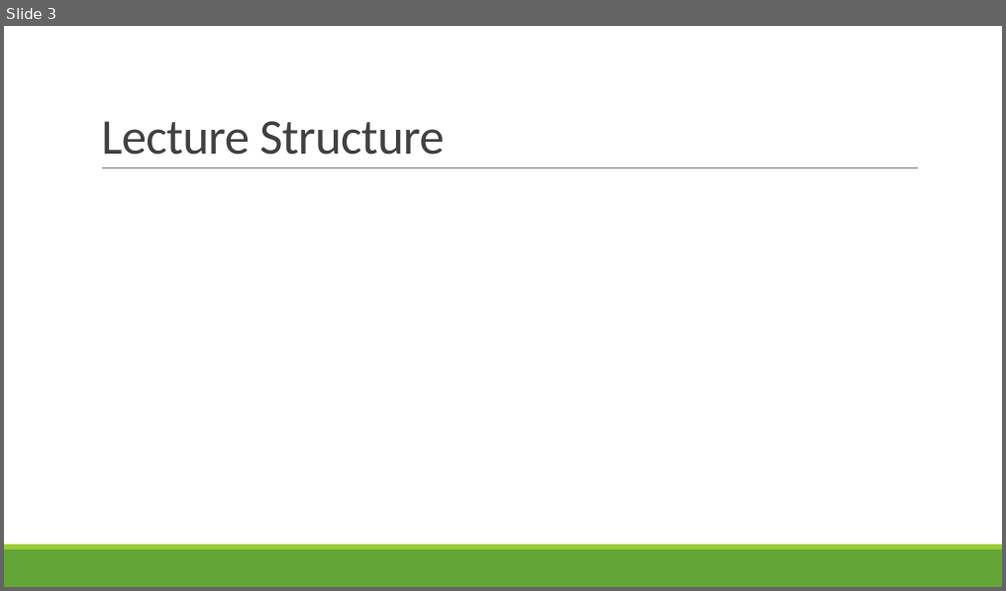
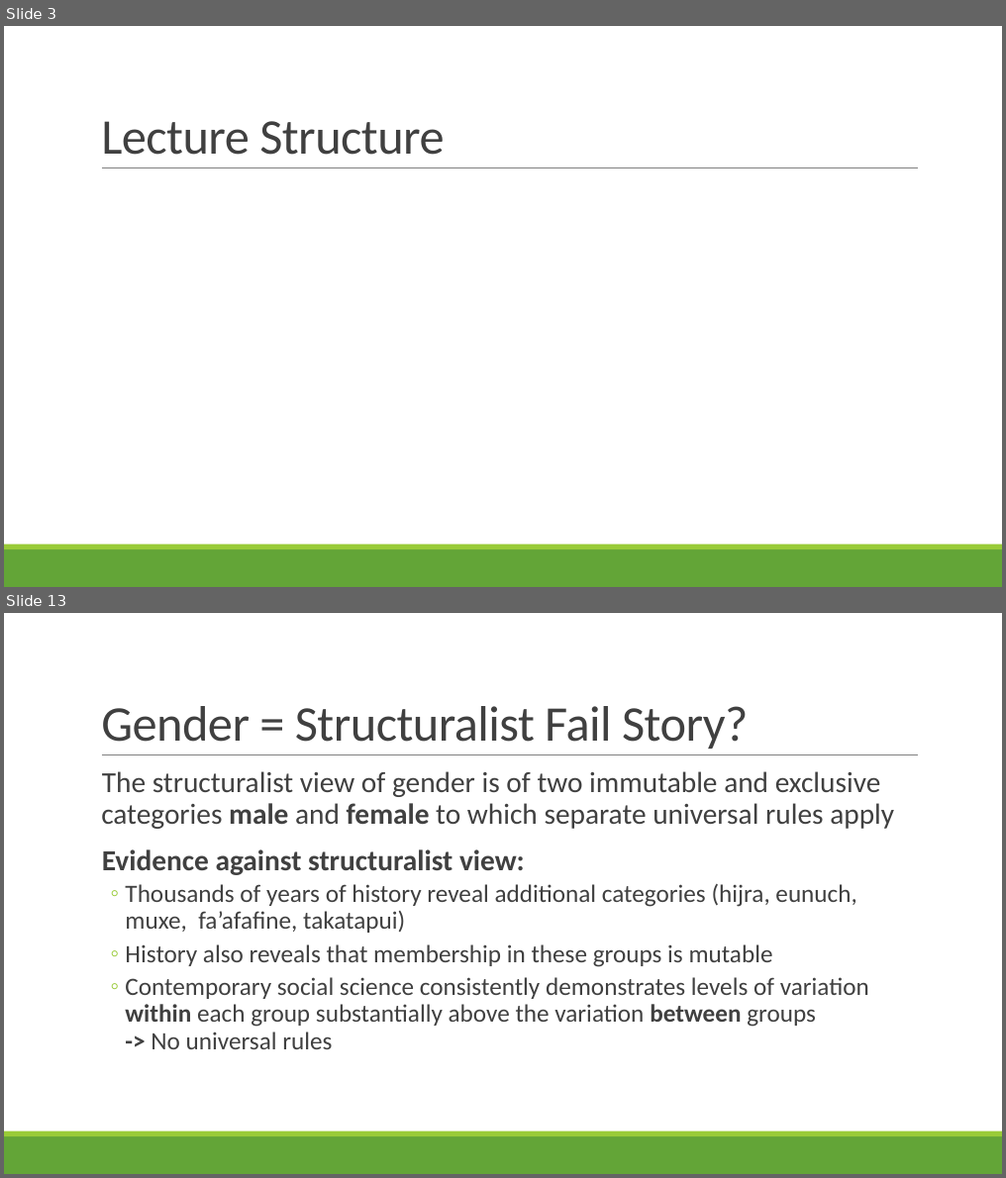
Before and after one commit to rbohrer/pl-course, a slide deck: LectureSlides/10GenderDisability.pptx. Shown one above the other, each under a label of ours: slide 3 before the commit, slides 3 and 13 after it; the slides between them are not shown. The pictures are 1006x591 and 1006x1178 pixels, drawn with LibreOffice and Linux fonts; fonts in the diff are those of the drawing. Boxes give left, top, right and bottom in pixels: in the first picture for what was removed or moved away, otherwise in the second. Text is boxed around its words. In the diff, an @@ line names an element or a change of style, - is before the commit and + after.

```diff
--- a/LectureSlides/10GenderDisability.pptx
+++ b/LectureSlides/10GenderDisability.pptx
@@ slide 13 added at bbox=[4, 613, 1002, 1174], background #FFFFFF; not listed: 3 template elements that a slide beside it also shows @@
@@ title added at bbox=[101, 706, 747, 749], 48 pt, text #404040 @@
+Gender = Structuralist Fail Story?
@@ text added at bbox=[101, 771, 894, 1050], 24 pt, text #404040 @@
+  The structuralist view of gender is of two immutable and exclusive categories male and female to which separate universal rules apply
+  Evidence against structuralist view:
+  ◦ Thousands of years of history reveal additional categories (hijra, eunuch, muxe, fa’afafine, takatapui)
+  ◦ History also reveals that membership in these groups is mutable
+  ◦ Contemporary social science consistently demonstrates levels of variation within each group substantially above the variation between groups
+    -> No universal rules
```
Also in this commit, not shown: 2 slides changed, 24 other slides added, 2 slides removed.
